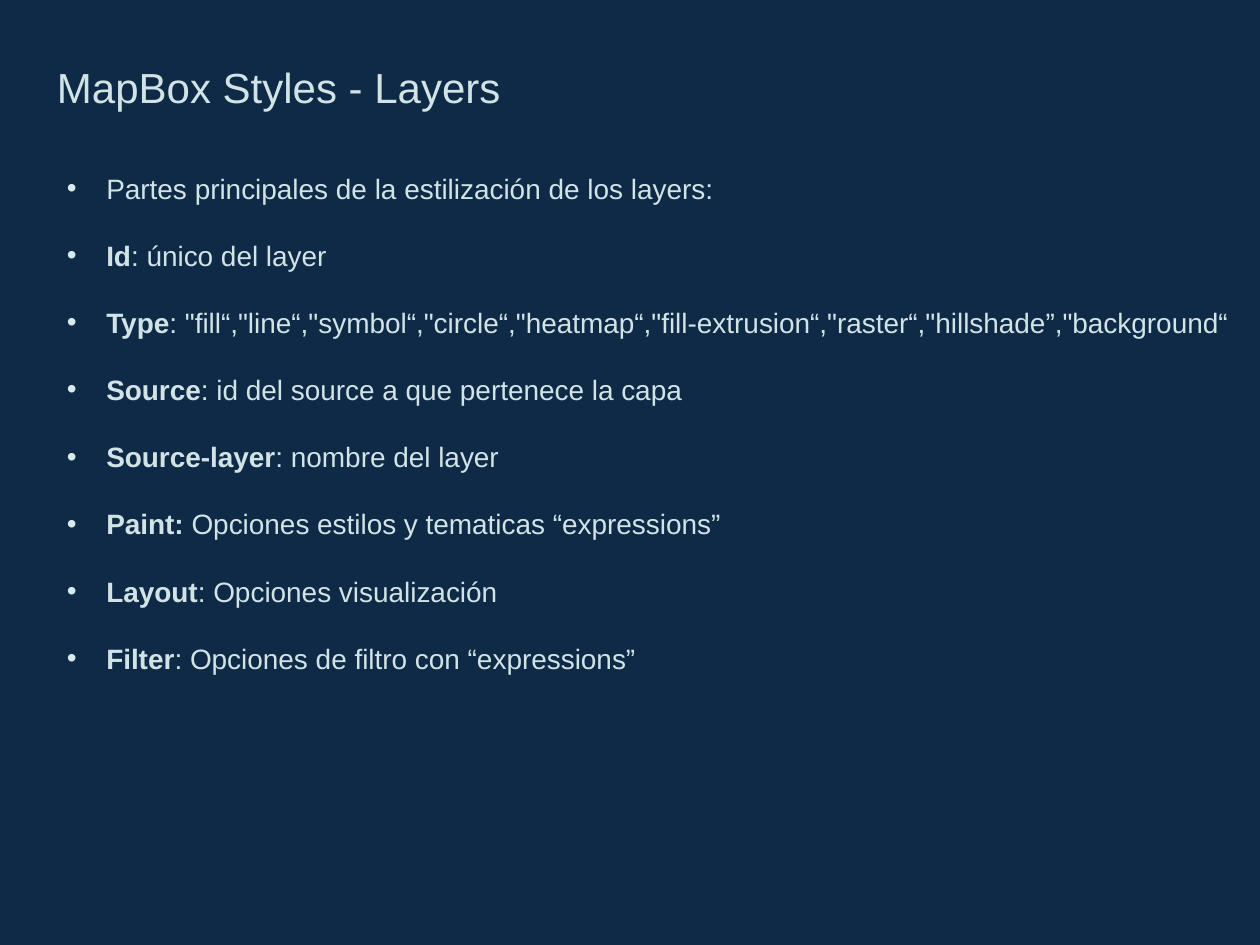
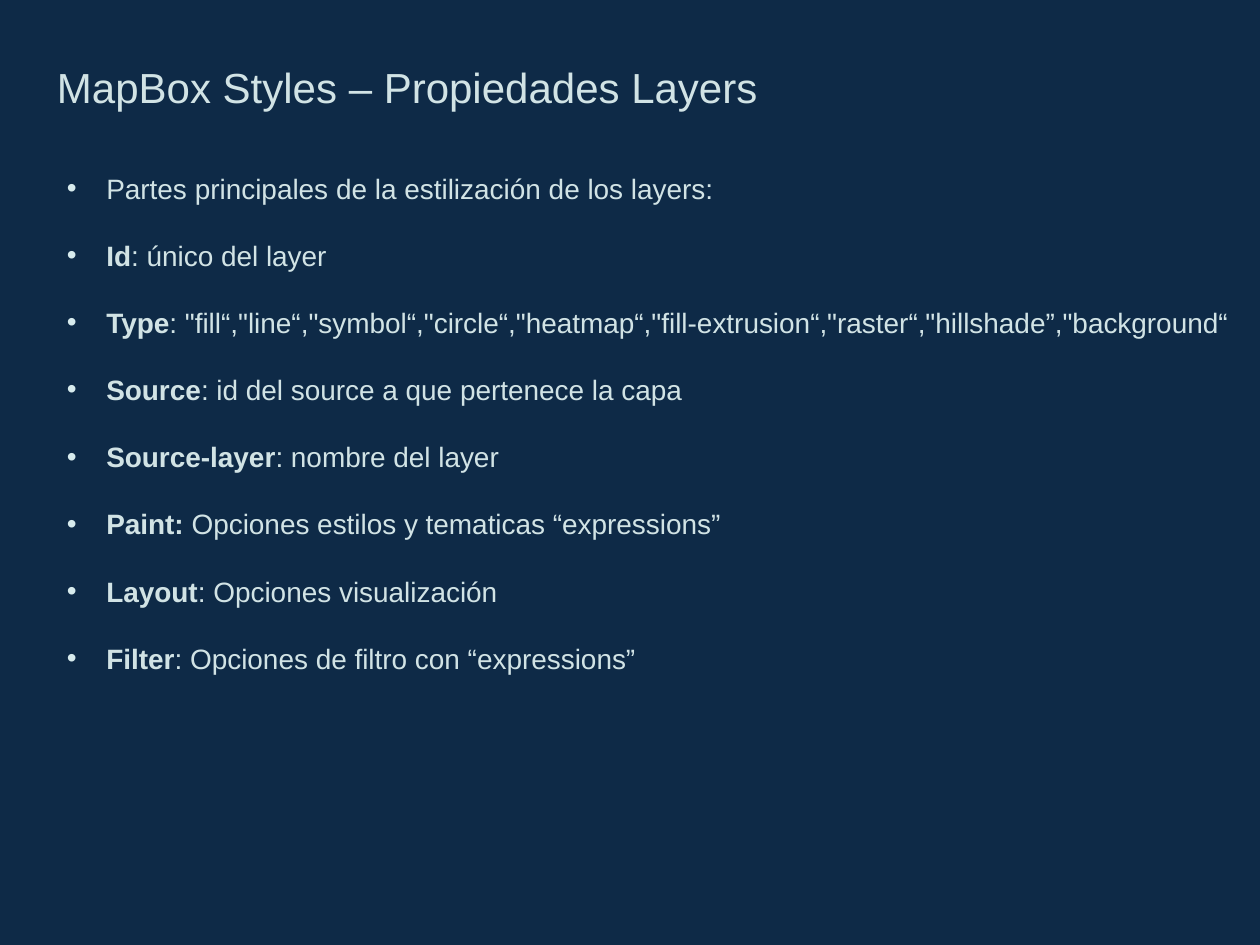
Before and after one commit to gis-master-m2/m2-geoweb, a slide deck: slide 12 of docs/presentacion/vector-tiles.pptx (slide 11 before the commit). Drawn at 1260x945 pixels with LibreOffice and Linux fonts; fonts in the diff are those of the drawing. Boxes give left, top, right and bottom in pixels: in the first picture for what was removed or moved away, otherwise in the second. Text is boxed around its words. In the diff, an @@ line names an element or a change of style, - is before the commit and + after.

```diff
--- a/docs/presentacion/vector-tiles.pptx
+++ b/docs/presentacion/vector-tiles.pptx
@@ text at (57,72,757,112): text changed @@
-MapBox Styles - Layers
+MapBox Styles – Propiedades Layers
```
Also in this commit, not shown: 8 other slides changed, 3 slides added, 1 slide removed, 20 other files.
